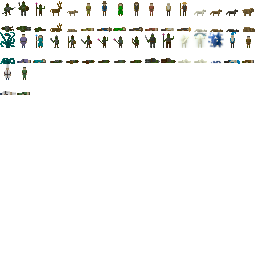
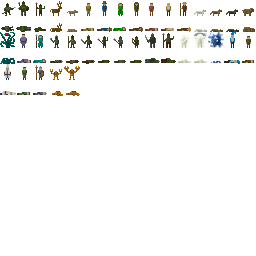
Before/after of a 256 x 256 layered artwork. What changed in the layer stack:
painted on "Background" over (33, 65, 80, 96)
